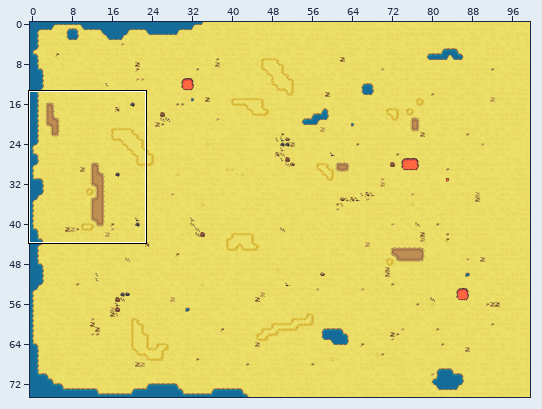
Two states of a Tiled map, assets/maps/level1.tmx. Above: a wide view before the commit, with the close-up outlined.
Close-up. Before the edit:
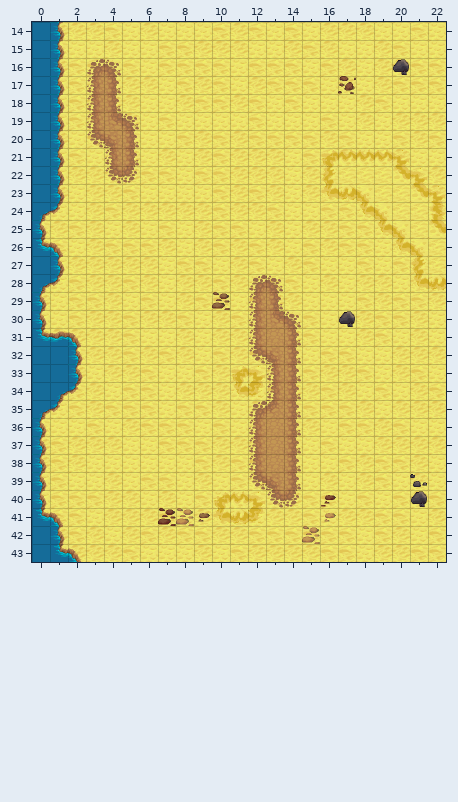
Cells are 32x32 px. Shown: x 0..22, y 14..43. The commit also changed other parts of the map, which this record leaves out.
Once edited:
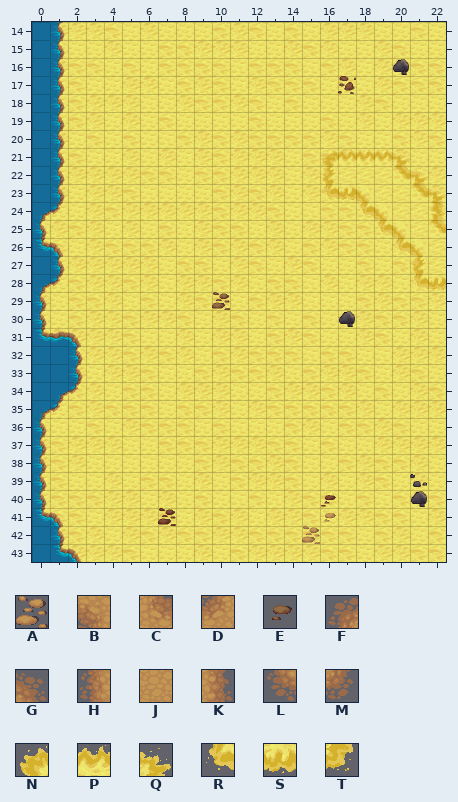
Key: from "terrain": A 0, B 2, C 22, D 23, E 24, F 42, G 44, H 63, J 64, K 65, L 84, M 86, N 294, P 295, Q 296, R 336, S 337, T 338.
_ is an empty cell.
Edits made:
{"where": "layer \"top\""}
{"y":16,"x":3,"old":"FG","new":"__"}
{"y":17,"x":3,"old":"HK","new":"__"}
{"y":18,"x":3,"old":"HK","new":"__"}
{"y":19,"x":3,"old":"HCG","new":"___"}
{"y":20,"x":3,"old":"LBK","new":"___"}
{"y":21,"x":4,"old":"HK","new":"__"}
{"y":22,"x":4,"old":"LM","new":"__"}
{"y":28,"x":12,"old":"FG","new":"__"}
{"y":29,"x":12,"old":"HK","new":"__"}
{"y":30,"x":12,"old":"HCG","new":"___"}
{"y":31,"x":12,"old":"HJK","new":"___"}
{"y":32,"x":12,"old":"LBK","new":"___"}
{"y":33,"x":11,"old":"NQHK","new":"____"}
{"y":34,"x":11,"old":"RTHK","new":"____"}
{"y":35,"x":12,"old":"FDK","new":"___"}
{"y":36,"x":12,"old":"HJK","new":"___"}
{"y":37,"x":12,"old":"HJK","new":"___"}
{"y":38,"x":12,"old":"HJK","new":"___"}
{"y":39,"x":12,"old":"LBK","new":"___"}
{"y":40,"x":10,"old":"NPQLM","new":"_____"}
{"y":41,"x":8,"old":"AERST","new":"_____"}
{"label":"removed","picture_box":[87,59,139,184]}
{"label":"removed","picture_box":[176,275,301,526]}
